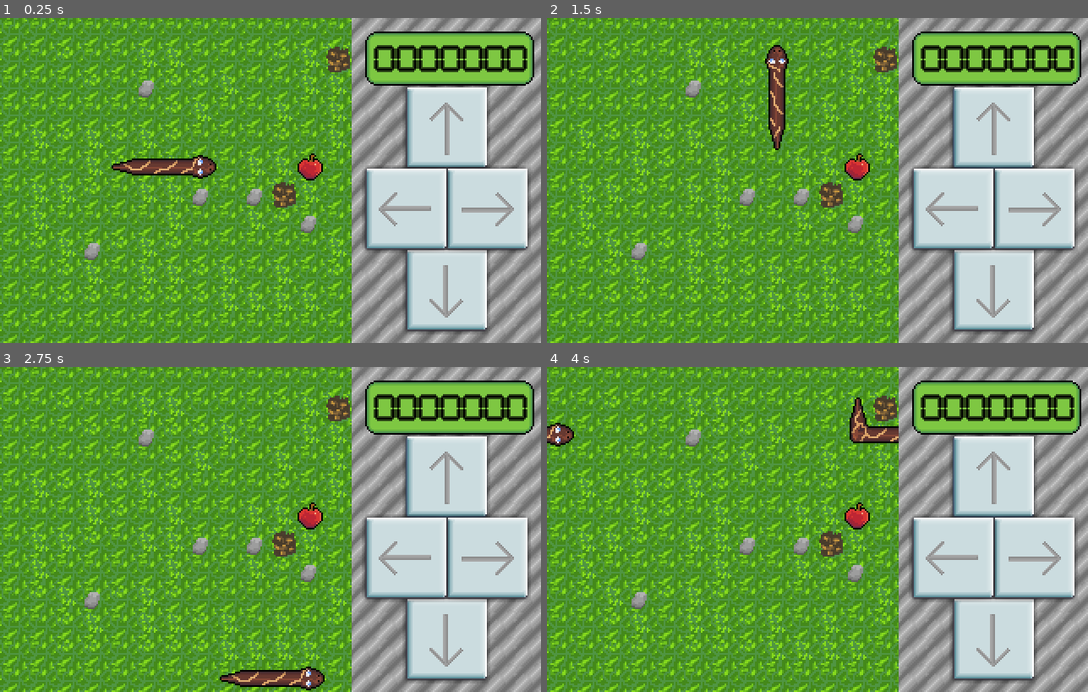
Above: before the commit, frames 1-4 (two rows, left to right).
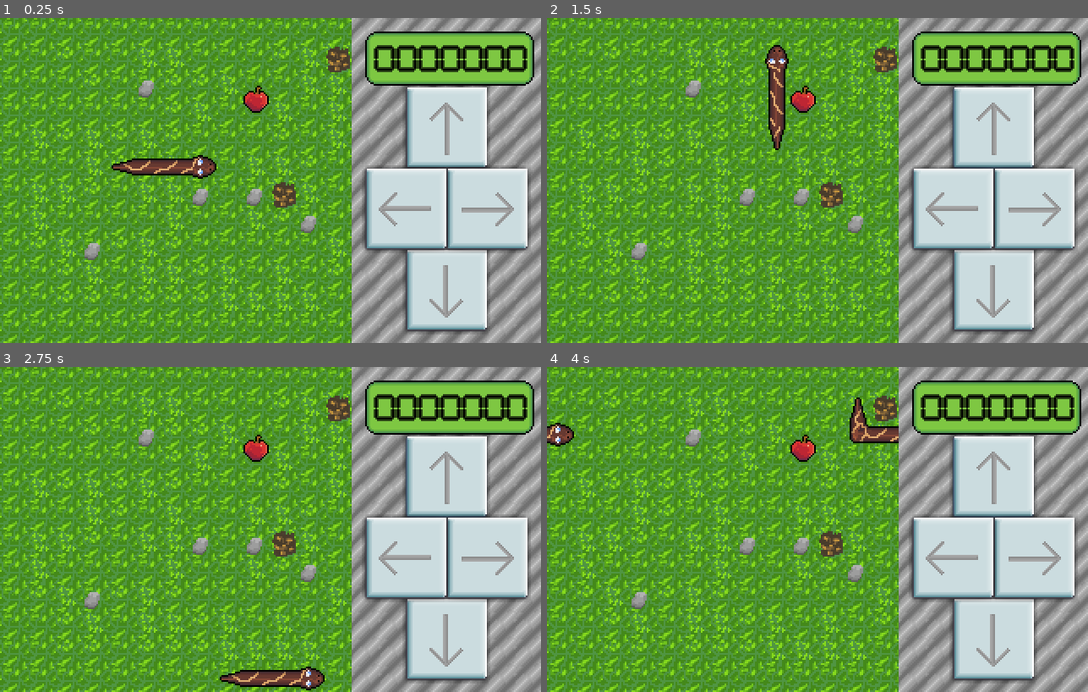
Above: after the commit, the same moments.

Repository: lukeshiner/snake_godot
Game: Godot game, scene res://world/World.tscn
Same seed, same stepped clock (60 frames per second), same inputs: the game is played once before the commit and once after it.
Inputs (mouse positions are in pixels of both pictures, inside the frame that each line leads up to):
- Up to frame 1 (0.25 s): no input
- Up to frame 2 (1.5 s): click (990, 128) at 0.52 s; move the mouse to (936, 164) at 1.27 s; hold D (right) from 1.28 s (still down); click (936, 164) at 1.42 s
- Up to frame 3 (2.75 s): move the mouse to (162, 545) at 2.02 s; release D (right) at 2.03 s; hold S (down) from 2.03 s (still down)
- Up to frame 4 (4 s): move the mouse to (871, 458) at 2.77 s; release S (down) at 2.78 s; hold D (right) 2.78-3.53 s; move the mouse to (790, 594) at 3.52 s; hold W (up) from 3.53 s (still down); click (790, 594) at 3.67 s

The runs differ from the first frame. In frame 1, 0.5% of the frame differs, in the area x 45-60%, y 20-50%; in frame 2, 0.5%; in frame 3, 0.5%; in frame 4, 0.5%.

Commit message:
feat: Add basic sound effects

Diff:
--- a/snake/SnakeHead.gd
+++ b/snake/SnakeHead.gd
@@ -14,6 +14,9 @@
 onready var head = $SnakeSectionSprite
 onready var sections = [head]
 onready var playArea = get_tree().current_scene.get_node("PlayArea")
+onready var pickupSound = $PickupSound
+onready var lossSound = $LossSound
+onready var stepTimer = $Timer
 
 func _ready():
 	randomize()
@@ -112,5 +115,7 @@
 	if collided_layer == 8:
 		apple_eaten = true
 		area.eat()
+		pickupSound.play()
 	elif collided_layer == 5:
-		get_tree().paused = true
+		stepTimer.stop()
+		lossSound.play()
--- a/snake/SnakeHead.tscn
+++ b/snake/SnakeHead.tscn
@@ -1,7 +1,9 @@
-[gd_scene load_steps=4 format=2]
+[gd_scene load_steps=6 format=2]
 
 [ext_resource path="res://snake/SnakeHead.gd" type="Script" id=1]
 [ext_resource path="res://snake/SnakeSectionSprite.tscn" type="PackedScene" id=2]
+[ext_resource path="res://snake/loss.wav" type="AudioStream" id=3]
+[ext_resource path="res://snake/pickup.wav" type="AudioStream" id=4]
 
 [sub_resource type="CircleShape2D" id=1]
 radius = 4.8406
@@ -23,5 +25,12 @@
 [node name="CollisionShape2D" type="CollisionShape2D" parent="SnakeSectionSprite/Area2D"]
 position = Vector2( 8, 8 )
 shape = SubResource( 1 )
+
+[node name="PickupSound" type="AudioStreamPlayer" parent="."]
+stream = ExtResource( 4 )
+volume_db = -28.17
+
+[node name="LossSound" type="AudioStreamPlayer" parent="."]
+stream = ExtResource( 3 )
 [connection signal="timeout" from="Timer" to="." method="_on_Timer_timeout"]
 [connection signal="area_entered" from="SnakeSectionSprite/Area2D" to="." method="_on_Area2D_area_entered"]
--- a/world/World.tscn
+++ b/world/World.tscn
@@ -40,7 +40,7 @@
 tile_data = PoolIntArray( 0, 0, 0, 1, 0, 0, 2, 0, 0, 3, 0, 0, 4, 0, 0, 5, 0, 0, 6, 0, 0, 7, 0, 0, 8, 0, 0, 9, 0, 0, 10, …(2016 unchanged characters)…
 
 [node name="Apple" parent="." instance=ExtResource( 4 )]
-position = Vector2( 176, 80 )
+position = Vector2( 144, 40 )
 
 [node name="SnakeHead" parent="." instance=ExtResource( 2 )]
 position = Vector2( 96, 80 )
Not shown, added: snake/loss.wav.import
Not shown, added: snake/pickup.wav.import
Not shown, added: snake/loss.wav
Not shown, added: snake/pickup.wav
